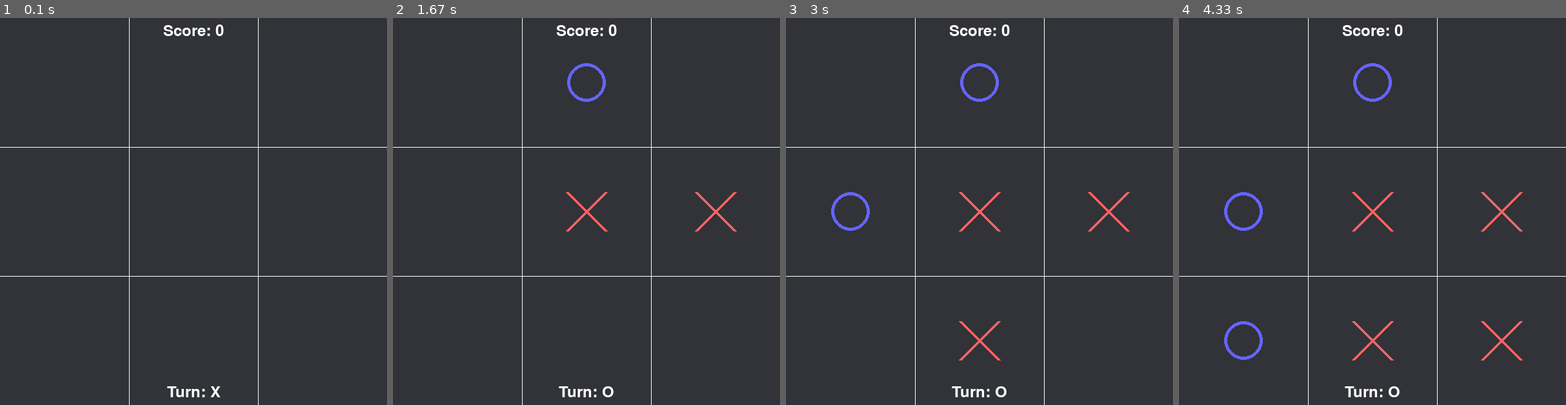
Above: before the commit, frames 1-4 (left to right).
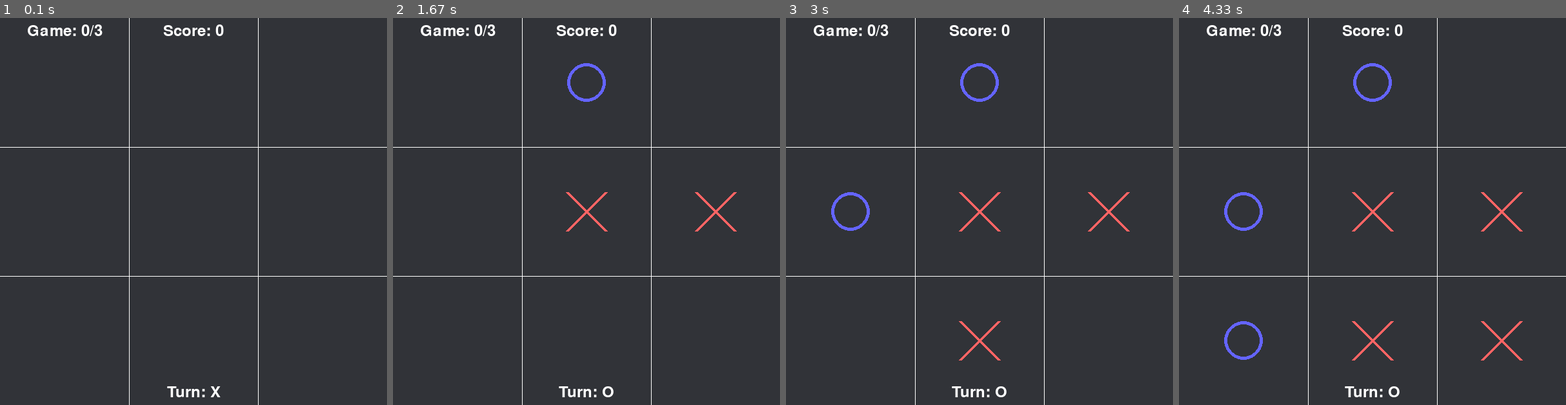
Above: after the commit, the same moments.

Repository: an0unym0us3/genesis_mk1
Game: pygame game, started from TicTacToe_game.py
Two runs of this game, one before a commit and one after it. Both use one fixed random seed, a clock stepped at 60 frames per second and the inputs below.
Inputs (mouse positions are in pixels of both pictures, inside the frame that each line leads up to):
- Up to frame 1 (0.1 s): no input
- Up to frame 2 (1.67 s): click (586, 211) at 0.43 s; click (710, 199) at 1.28 s
- Up to frame 3 (3 s): click (1018, 296) at 2.65 s
- Up to frame 4 (4.33 s): move the mouse to (1511, 346) at 3.77 s; click (1511, 346) at 4.1 s

The runs differ from the first frame. In frame 1, 0.3% of the frame differs, in the area x 7-27%, y 1-5%; in frame 2, 0.3%; in frame 3, 0.3%; in frame 4, 0.3%.

Commit message:
Update TicTacToe_game.py

Diff:
--- a/TicTacToe_game.py
+++ b/TicTacToe_game.py
@@ -1,8 +1,6 @@
 import pygame
 import random
 import time
-import json
-import sys
 
 pygame.init()
 
@@ -25,16 +23,8 @@
 
 
 def return_to_main():
-    with open("./data/saved.json", "r") as file:
-        data = json.load(file)
-    data["score"] += score
-    data["played_count"] += 1
-    data["minigames_played"].append('ttt_game')
-    with open("./data/saved.json", "w") as outfile:
-        json.dump(data, outfile)
     import collisionA
-        # importlib.reload(collisionA)
-    sys.exit()
+    quit()
 
 # draw the grid
 def draw_grid():
@@ -127,12 +117,12 @@
     else:
         print('I withdraw... You win!')
         print('Game end!')
-        quit()
+        return_to_main()
 
 
 
 # Main game loop
-def run_game(score):
+def run_game(score, this_game, total_games):
     board = ['' for _ in range(side_cell * side_cell)]
     player_turn = 'X'
 
@@ -191,15 +181,16 @@
 
         draw_text(f"Turn: {player_turn}", font, font_color, screen_w // 2, screen_h - 20)
         draw_text(f"Score: {score}", font, font_color, screen_w // 2, 20)
+        draw_text(f"Game: {this_game}/{total_games}", font, font_color, 100, 20)
+
 
         pygame.display.flip()
         clock.tick(10)
-    return 0
 
 score = 0
-for i in range(3):
-    score += run_game(score)
+games = 3
+for i in range(games):
+    score += run_game(score, i, games)
     print(score)
 
 return_to_main()
-quit()
